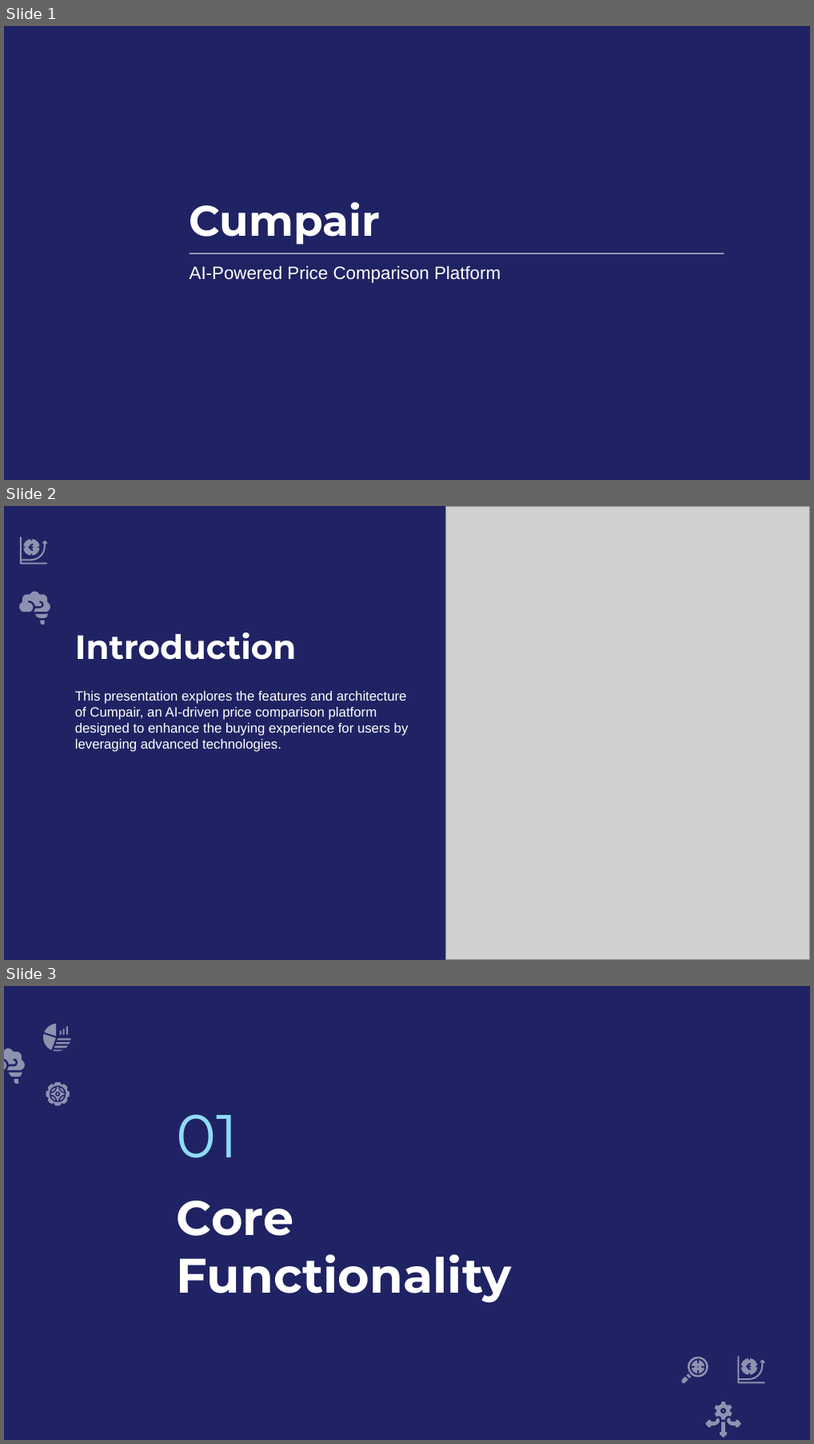
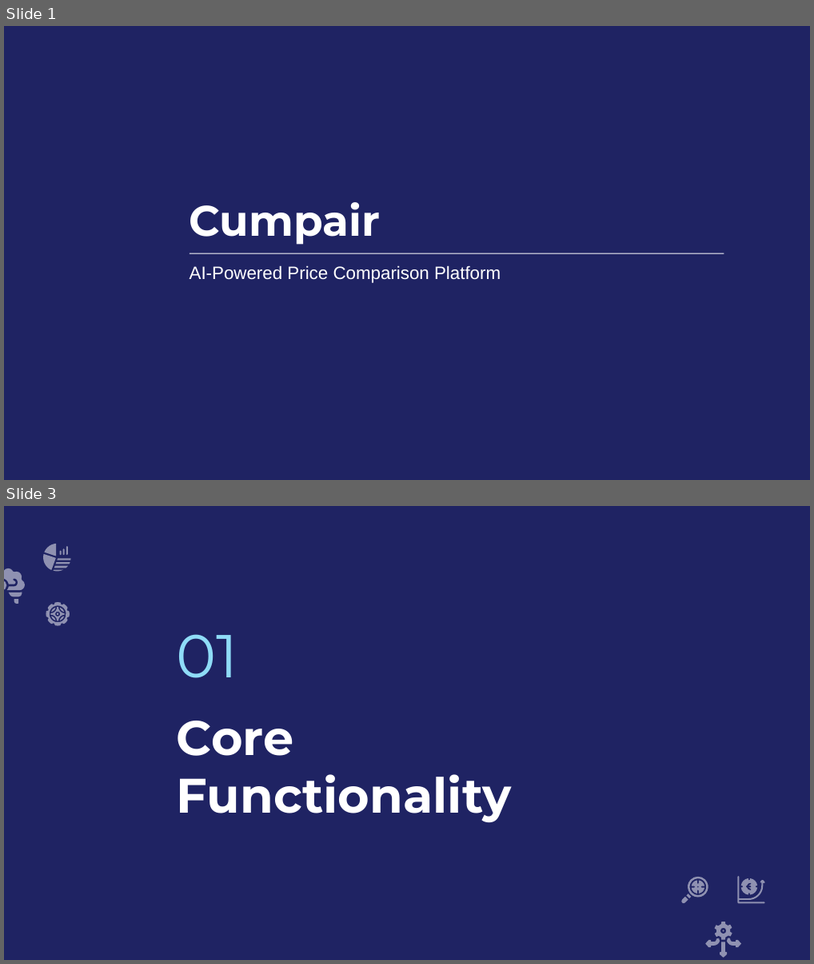
Before and after one commit to sid1887/hackhazards-project, a slide deck: docs/Cumpair.pptx. Shown one above the other, each under a label of ours: slides 1, 2 and 3 before the commit, slides 1 and 3 after it; the slides between them are not shown. The pictures are 814x1444 and 814x964 pixels, drawn with LibreOffice and Linux fonts; fonts in the diff are those of the drawing; grey boxes stand for pictures; background and template pictures are left out. Boxes give left, top, right and bottom in pixels: in the first picture for what was removed or moved away, otherwise in the second. Text is boxed around its words. In the diff, an @@ line names an element or a change of style, - is before the commit and + after.

```diff
--- a/docs/Cumpair.pptx
+++ b/docs/Cumpair.pptx
@@ slide 2 removed at (x1=4, y1=506, x2=810, y2=960), background picture (left out) @@
@@ picture removed at (x1=446, y1=506, x2=810, y2=959) @@
@@ group removed at (x1=17, y1=536, x2=50, y2=624): 5 freeform shapes @@
@@ title removed at (x1=75, y1=632, x2=297, y2=660) @@
-Introduction
@@ subtitle removed at (x1=75, y1=691, x2=409, y2=752) @@
-This presentation explores the features and architecture of Cumpair, an AI-driven price comparison platform designed to enhance the buying experience for users by leveraging advanced technologies.
```
Also in this commit, not shown: 2 slides changed, 1 slide added, 1 other slide removed, 4 other files.
